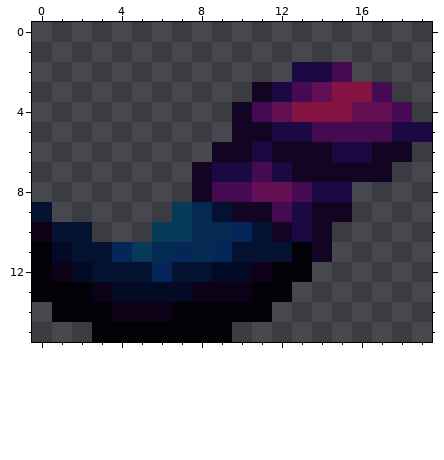
File history of a pixel-art sprite, PawTotems/assets/minecraft/optifine/cit/binding_of_mol/wing.png. The first picture shows the starting point.
The file is 20x16 pixels.
New version:
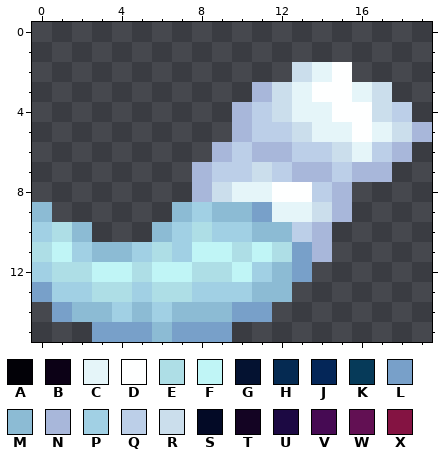
Palette (. is transparent): A #020107  B #0c0116  C #e5f5f9  D #feffff  E #aedee6  F #c0f5f6  G #041231  H #052a52  J #042658  K #063a59  L #78a0c9  M #8cbbd4  N #a8b7da  P #a1d0e4  Q #bccfe8  R #cbdeec  S #030a26  T #140423  U #1c0943  V #460a53  W #621053  X #841342
The edit:
@@ x 0..19 @@
  1 ....................
- 2 .............UUV....
- 3 ...........TUVWXXV..
- 4 ..........TVWXXXWWV.
- 5 ..........TTUUVVVVUU
- 6 .........TTUTTTUUTT.
- 7 ........TUUVUTTTTT..
- 8 ........TVVWWVUU....
- 9 G......KHGTTVUTT....
-10 BGG...KKHHJGTUT.....
-11 ASGGJKHJHJGGGAT.....
-12 ABSGGGJGGSSBAA......
-13 AAABSSSSBBBAA.......
-14 .AAABBBAAAAA........
-15 ...AAAAAAA..........
+ 2 .............RCD....
+ 3 ...........NRCDDCR..
+ 4 ..........NQRCCDDRQ.
+ 5 ..........NQQRCCDCRN
+ 6 .........NQNNQQRCQN.
+ 7 ........NQQRQNNQNN..
+ 8 ........NRCCDDQN....
+ 9 M......MPMMLCCRN....
+10 PEM...MPEPPMMQN.....
+11 EFPMMPEPFFEFELN.....
+12 PEEFFEFFEEFPML......
+13 LPPEEPEEPPPMM.......
+14 .LMMPMPMMMLL........
+15 ...LLLMLLL..........
Boxes around the changes in both pictures, in picture pixels (x1, y1, x2, y2):
changed: (32, 62, 432, 342)
